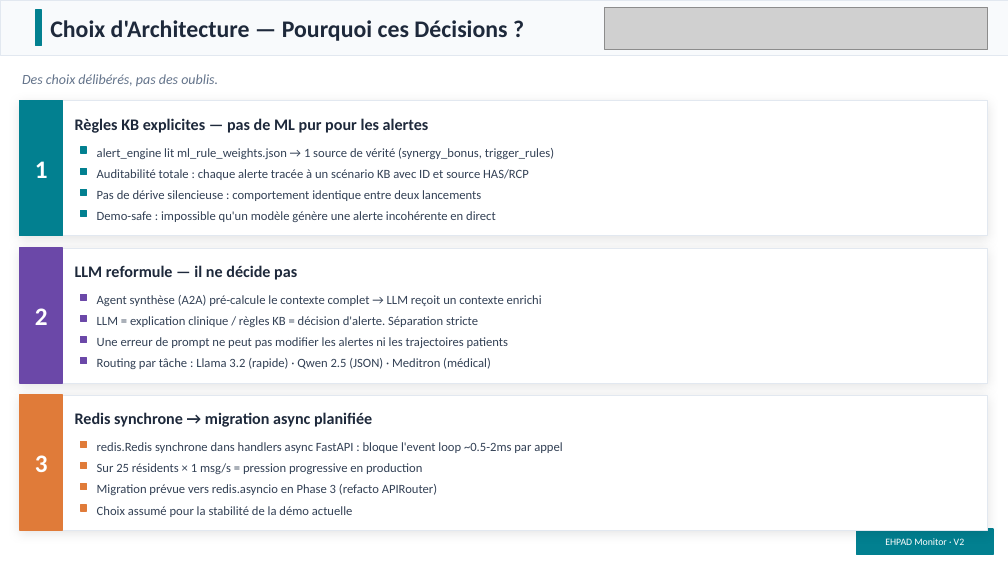
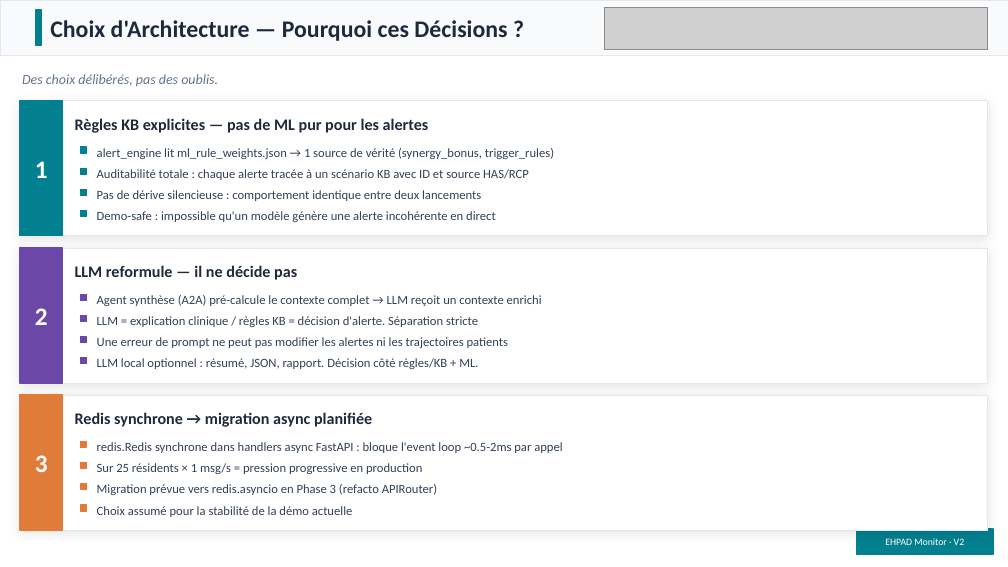
Before and after one commit to Faucourt/epitech_mba2_ehpadMonitor, a slide deck: slide 12 of EHPAD_Monitor.pptx. Drawn at 1008x567 pixels with LibreOffice and Linux fonts; fonts in the diff are those of the drawing; grey boxes stand for pictures. Boxes give left, top, right and bottom in pixels: in the first picture for what was removed or moved away, otherwise in the second. Text is boxed around its words. In the diff, an @@ line names an element or a change of style, - is before the commit and + after.

```diff
--- a/EHPAD_Monitor.pptx
+++ b/EHPAD_Monitor.pptx
@@ text at (97, 358, 478, 369): text changed @@
-Routing par tâche : Llama 3.2 (rapide) · Qwen 2.5 (JSON) · Meditron (médical)
+LLM local optionnel : résumé, JSON, rapport. Décision côté règles/KB + ML.
```
Also in this commit, not shown: 11 other slides changed, 1 slide added, 1 slide removed.
